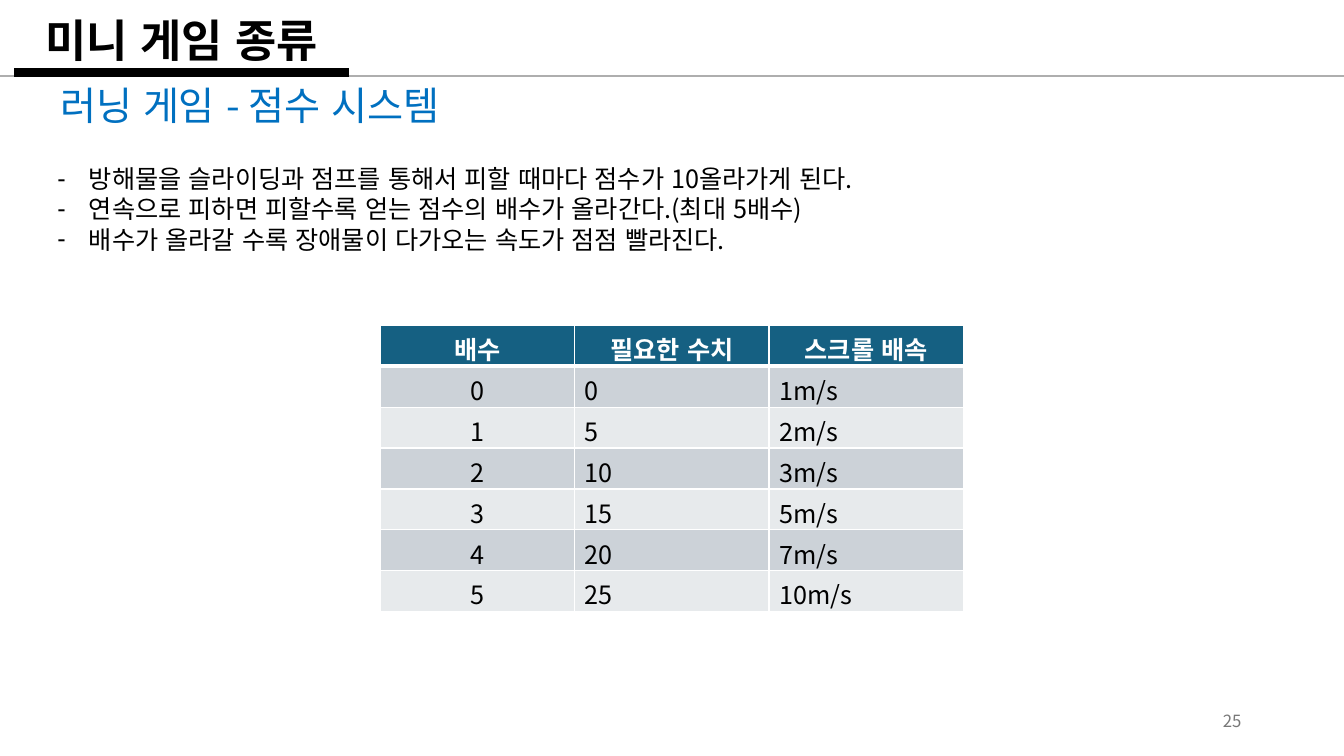
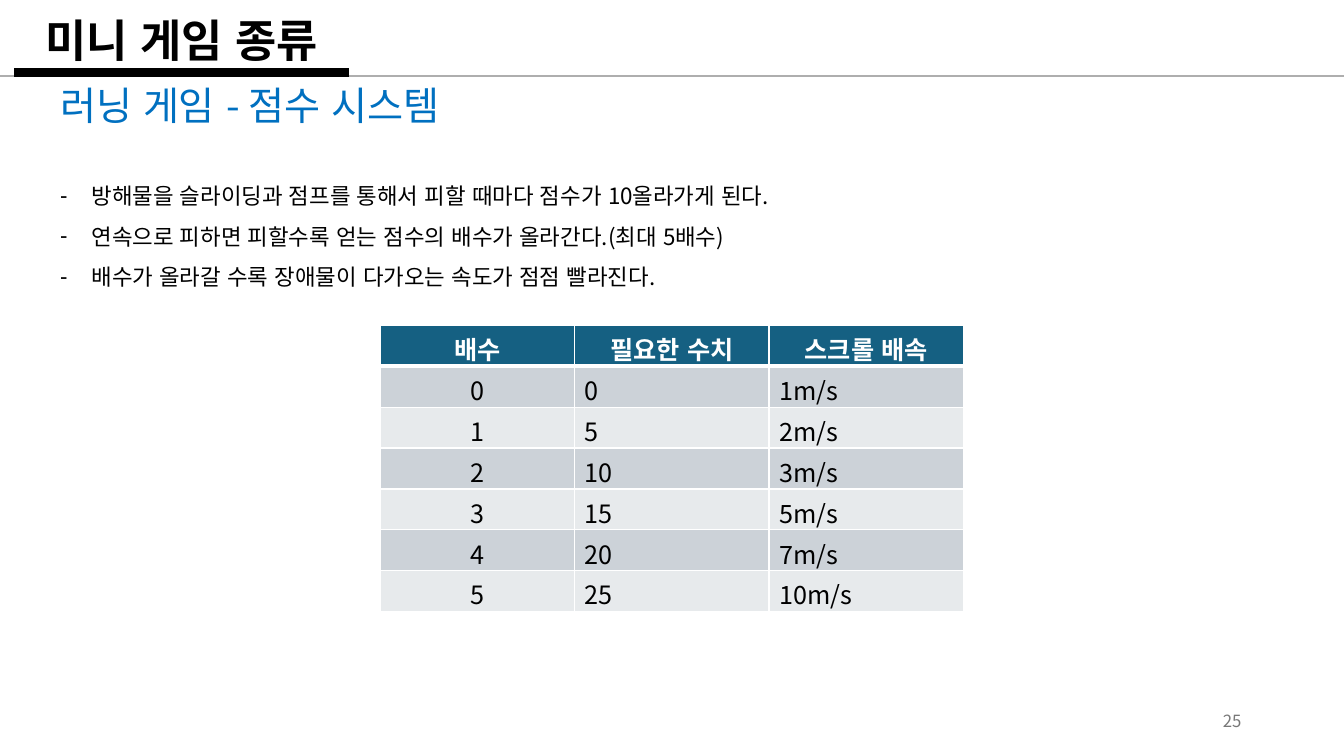
Before and after one commit to weariness00/Mandle_10Minute_Game, a slide deck: slide 25 of document/Please Leave me alone!.pptx. Drawn at 1344x756 pixels with LibreOffice and Linux fonts; fonts in the diff are those of the drawing. Boxes give left, top, right and bottom in pixels: in the first picture for what was removed or moved away, otherwise in the second. Text is boxed around its words. In the diff, an @@ line names an element or a change of style, - is before the commit and + after.

```diff
--- a/document/Please Leave me alone!.pptx
+++ b/document/Please Leave me alone!.pptx
@@ text "방해물을 슬라이딩과 점프를 통해서 피할 ..." at [92, 185, 768, 287]: size 18 to 16 pt; line spacing 1 to 1.5 @@
```
Also in this commit, not shown: 2 other slides changed, 1 slide added, 1 slide removed, 6 other files.
